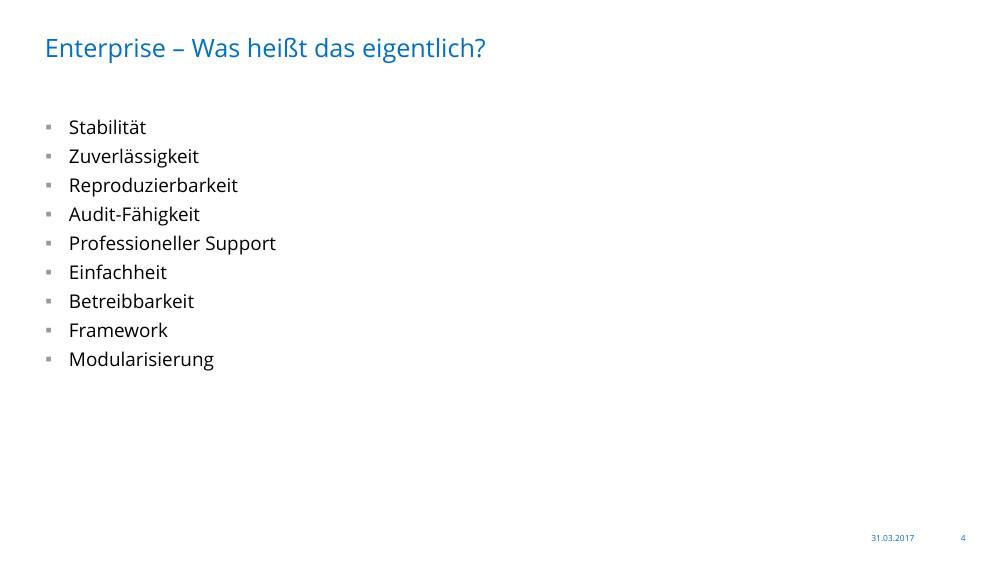
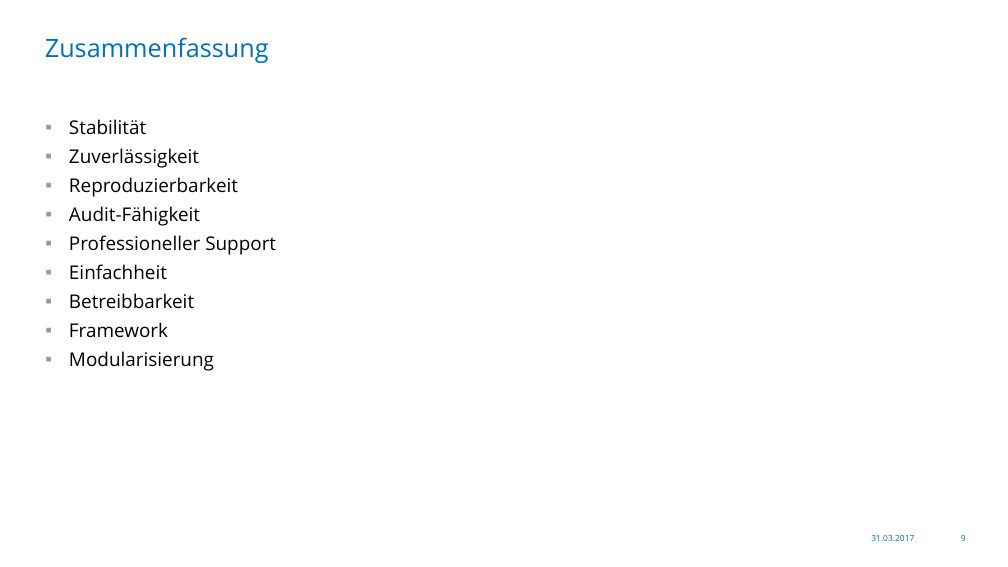
Before and after one commit to Skamandros/jug-saxony-workshop, a slide deck: slide 9 of src/slides/resources/2017-03-31-JUG-Saxony-Workshop-de.pptx (slide 4 before the commit). Drawn at 1008x567 pixels with LibreOffice and Linux fonts; fonts in the diff are those of the drawing; background and template pictures are left out. Boxes give left, top, right and bottom in pixels: in the first picture for what was removed or moved away, otherwise in the second. Text is boxed around its words. In the diff, an @@ line names an element or a change of style, - is before the commit and + after.

```diff
--- a/src/slides/resources/2017-03-31-JUG-Saxony-Workshop-de.pptx
+++ b/src/slides/resources/2017-03-31-JUG-Saxony-Workshop-de.pptx
@@ title at bbox=[45, 37, 269, 63]: text changed @@
-Enterprise – Was heißt das eigentlich?
+Zusammenfassung
@@ page number at bbox=[961, 535, 966, 541]: text changed @@
-4
+9
```
Also in this commit, not shown: 1 other slide changed, 7 slides added, 2 slides removed, 7 other files.
